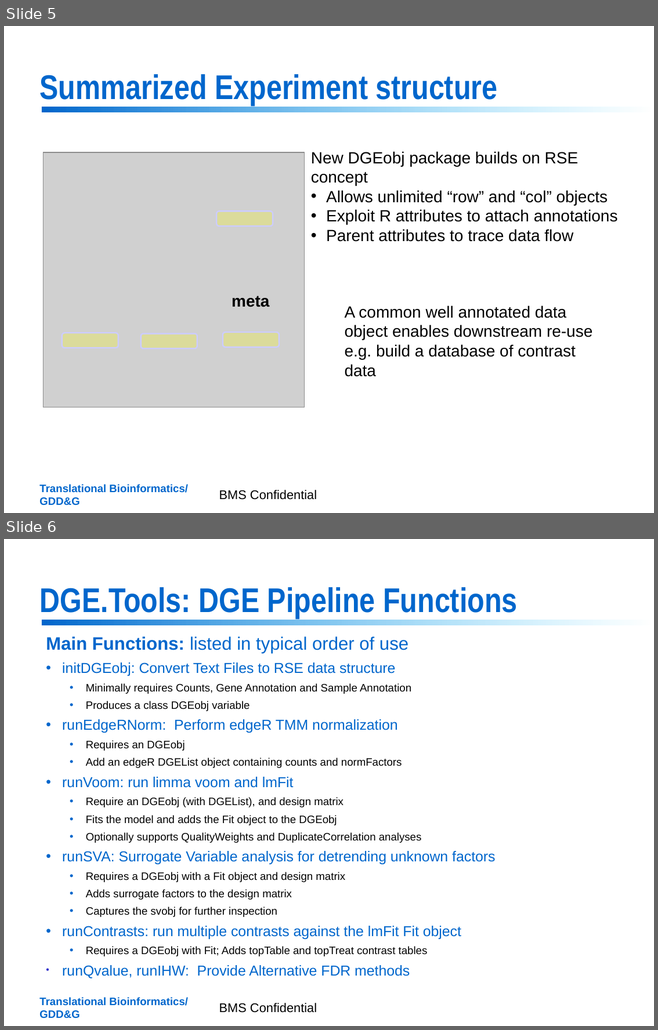
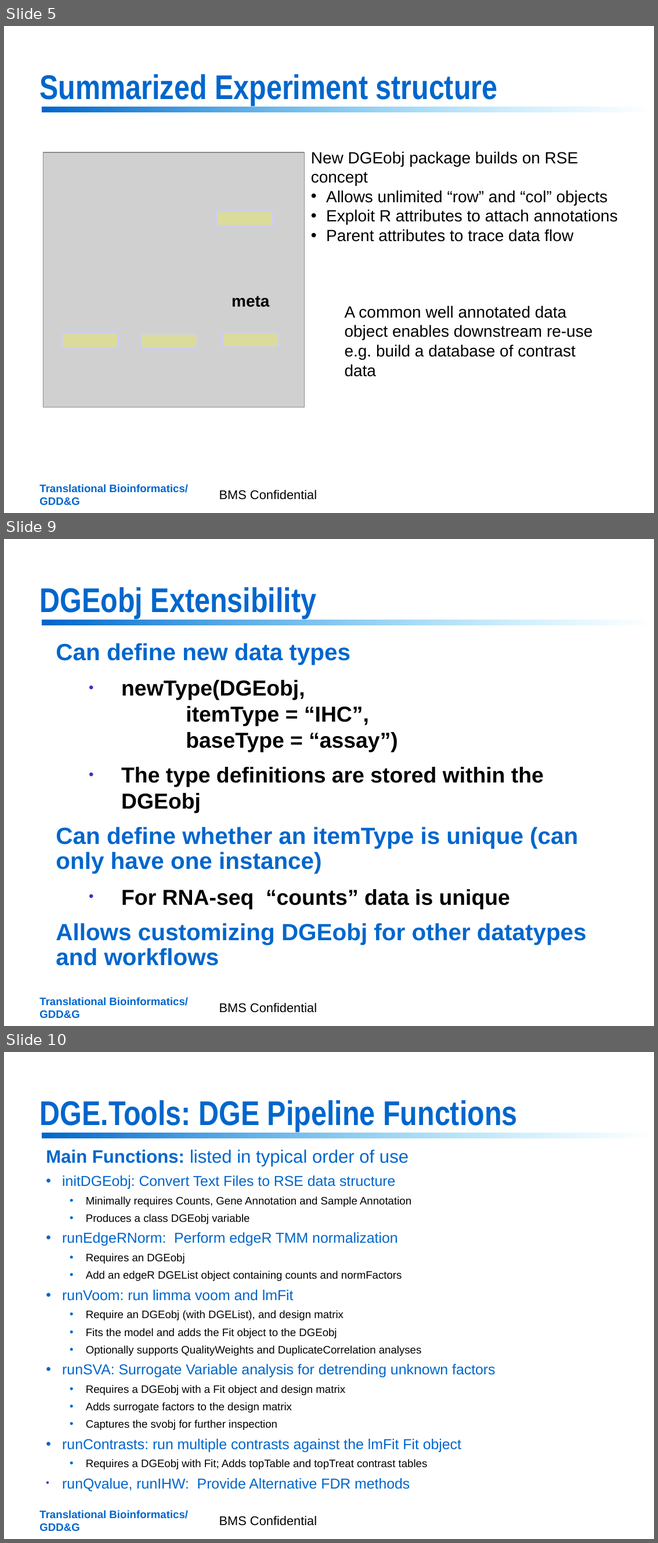
Before and after one commit to jrthompson54/DGE.Tools2, a slide deck: DGE_Tools Rollout 2017.pptx. Shown one above the other, each under a label of ours: slides 5 and 6 before the commit, slides 5, 9 and 10 after it; the slides between them are not shown. The pictures are 658x1030 and 658x1543 pixels, drawn with LibreOffice and Linux fonts; fonts in the diff are those of the drawing; grey boxes stand for pictures; background and template pictures are left out. Boxes give left, top, right and bottom in pixels: in the first picture for what was removed or moved away, otherwise in the second. Text is boxed around its words. In the diff, an @@ line names an element or a change of style, - is before the commit and + after.

```diff
--- a/DGE_Tools Rollout 2017.pptx
+++ b/DGE_Tools Rollout 2017.pptx
@@ slide 9 added at bbox=[4, 539, 654, 1026], background picture (left out); not listed: 2 template elements that a slide beside it also shows @@
@@ title added at bbox=[40, 587, 316, 618], 38 pt, text #0066CC, bold @@
+DGEobj Extensibility
@@ text added at bbox=[56, 643, 586, 966], 26 pt, text #0066CC, bold @@
+Can define new data types
+  • newType(DGEobj,
+    itemType = “IHC”,
+    baseType = “assay”)
+  • The type definitions are stored within the DGEobj
+Can define whether an itemType is unique (can only have one instance)
+  • For RNA-seq “counts” data is unique
+Allows customizing DGEobj for other datatypes and workflows
@@ text added at bbox=[219, 1003, 317, 1013], 14 pt, text #000000 @@
+BMS Confidential
@@ what was slide 6 is now slide 10 @@
```
Also in this commit, not shown: 2 slides changed, 3 other slides added, 3 other files.
